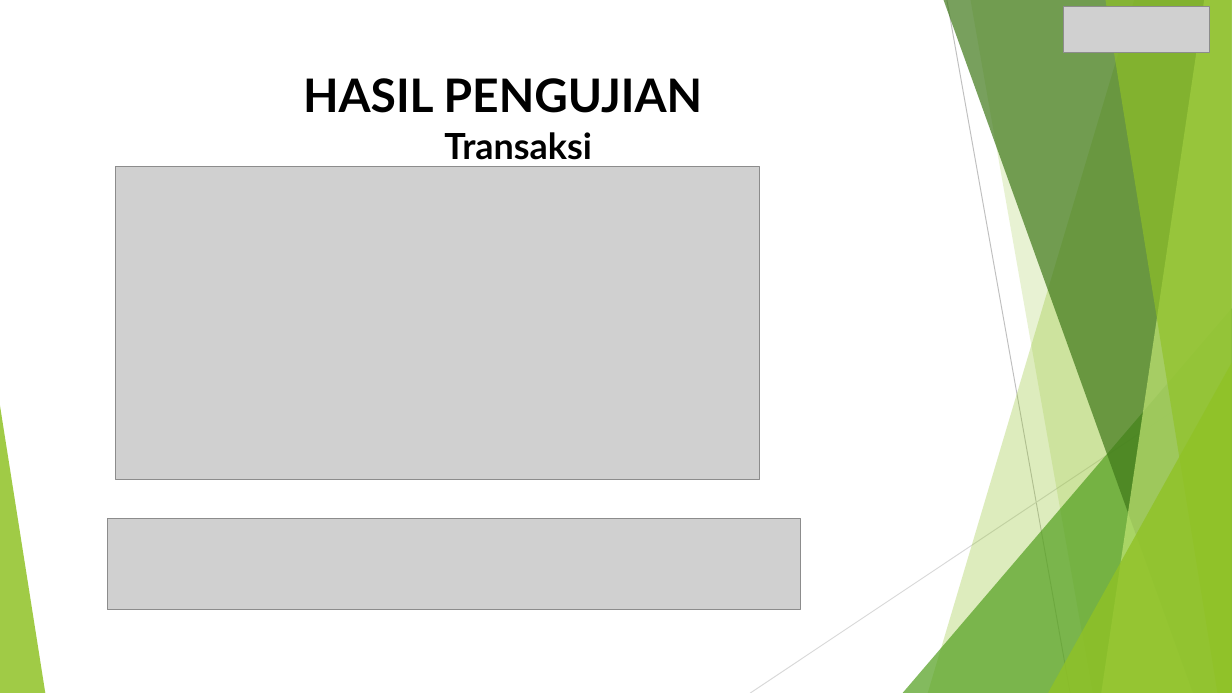
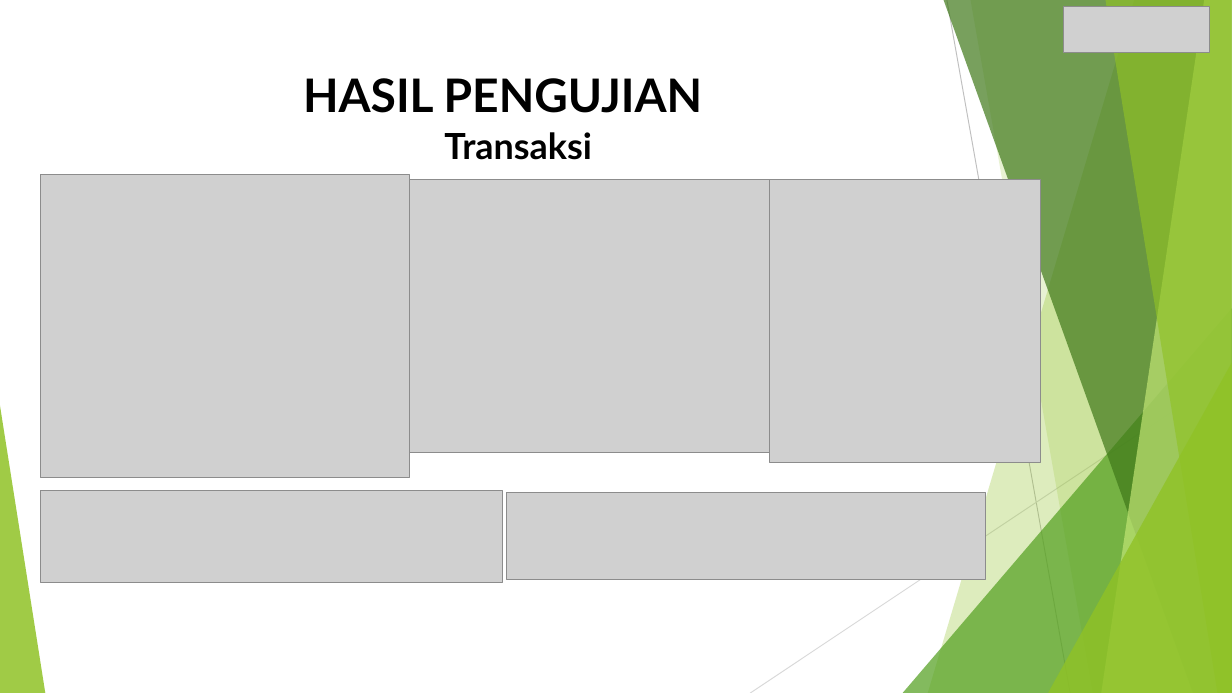
Before and after one commit to maryouga/tabungan, a slide deck: slide 10 of tugas.pptx (slide 9 before the commit). Drawn at 1232x693 pixels with LibreOffice and Linux fonts; fonts in the diff are those of the drawing; grey boxes stand for pictures. Boxes give left, top, right and bottom in pixels: in the first picture for what was removed or moved away, otherwise in the second. Text is boxed around its words. In the diff, an @@ line names an element or a change of style, - is before the commit and + after.

```diff
--- a/tugas.pptx
+++ b/tugas.pptx
@@ picture added at (41,175,409,478) @@
@@ picture removed at (116,166,760,479) @@
@@ picture added at (409,179,770,452) @@
@@ picture added at (770,179,1041,463) @@
@@ picture added at (41,491,503,582) @@
@@ picture added at (506,493,986,579) @@
@@ picture removed at (107,518,800,610) @@
```
Also in this commit, not shown: 1 other slide changed, 2 slides added, 3 other files.
